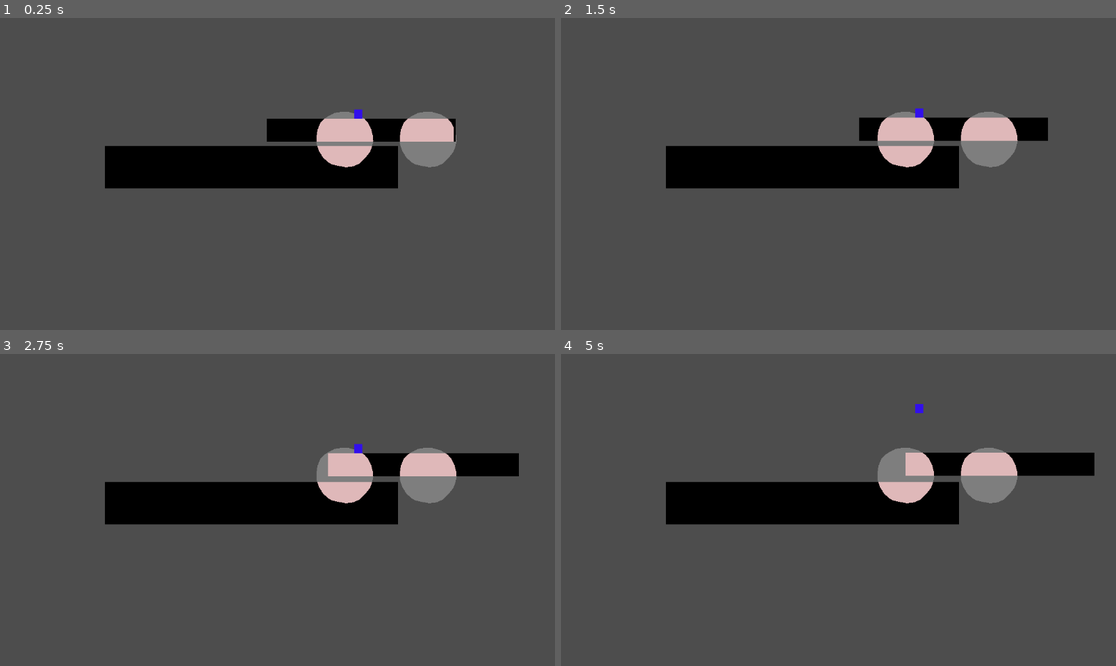
Above: before the commit, frames 1-4 (two rows, left to right).
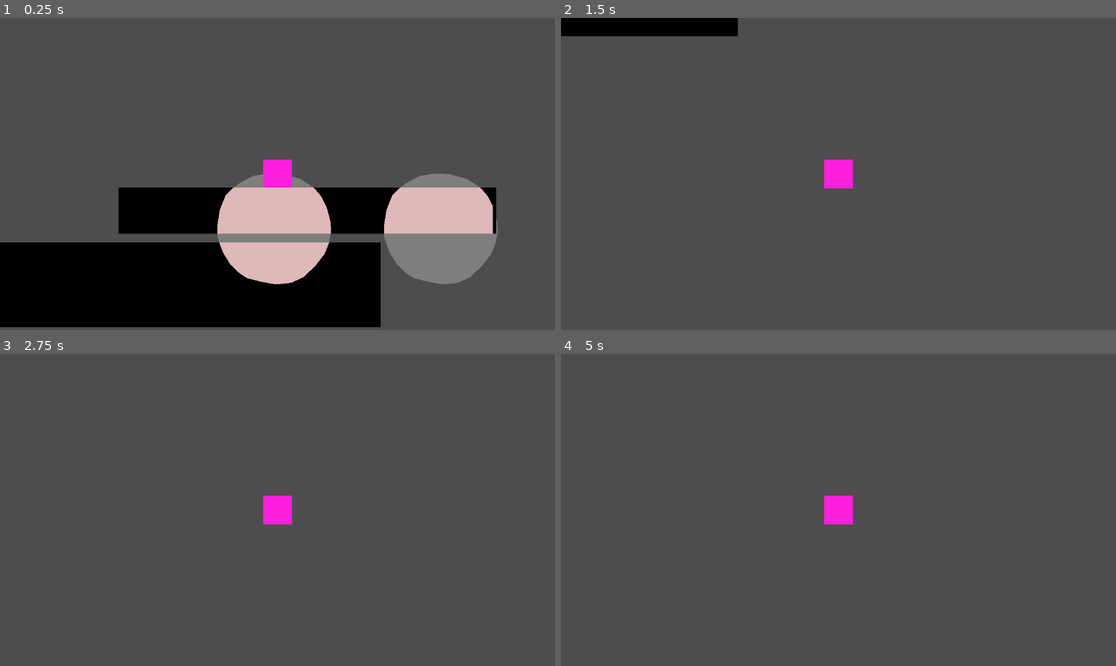
Above: after the commit, the same moments.

Repository: WeDoThingsHere/Godot-Jam-June-2025
Game: Godot game, scene res://scenes/platform_test.tscn
Two runs of this game, one before a commit and one after it. Both use one fixed random seed, a clock stepped at 60 frames per second and the inputs below.
Inputs:
- Up to frame 1 (0.25 s): no input
- Up to frame 2 (1.5 s): tap Enter (ui_accept) at 0.5 s; hold D (move_right) from 0.53 s (still down); tap Space (jump) at 0.77 s
- Up to frame 3 (2.75 s): tap Space (jump) at 1.52 s; release D (move_right) at 2.03 s; hold A (move_left) from 2.03 s (still down)
- Up to frame 4 (5 s): release A (move_left) at 2.78 s; hold D (move_right) 2.78-4.28 s; tap Space (jump) at 3.02, 3.77, 4.52 s; hold A (move_left) from 4.28 s (still down)

The runs differ from the first frame. In frame 1, 43% of the frame differs, in the area x 0-90%, y 29-100%; in frame 2, 13%; in frame 3, 11%; in frame 4, 11%.

Commit message:
merged in ben's player controller

Diff:
--- a/scenes/platform_test.tscn
+++ b/scenes/platform_test.tscn
@@ -1,8 +1,23 @@
-[gd_scene load_steps=9 format=3 uid="uid://bm4ks8s3k6q5a"]
+[gd_scene load_steps=7 format=3 uid="uid://bm4ks8s3k6q5a"]
 
 [ext_resource type="PackedScene" uid="uid://xalf27q53dx2" path="res://scenes/platform_box.tscn" id="1_clysx"]
 [ext_resource type="PackedScene" uid="uid://cf358hob3lvvq" path="res://scenes/light.tscn" id="2_tthgi"]
-[ext_resource type="Script" uid="uid://g33goald2oo1" path="res://scripts/character_body_2d.gd" id="3_6jvd8"]
+[ext_resource type="PackedScene" uid="uid://nhxnwxvg7tii" path="res://scenes/Player.tscn" id="3_6jvd8"]
+
+[sub_resource type="Animation" id="Animation_fsjfv"]
+length = 0.001
+tracks/0/type = "value"
+tracks/0/imported = false
+tracks/0/enabled = true
+tracks/0/path = NodePath(".:position")
+tracks/0/interp = 1
+tracks/0/loop_wrap = true
+tracks/0/keys = {
+"times": PackedFloat32Array(0),
+"transitions": PackedFloat32Array(1),
+"update": 0,
+"values": [Vector2(97, -147)]
+}
 
 [sub_resource type="Animation" id="Animation_6jvd8"]
 resource_name = "platform_move"
@@ -21,36 +36,13 @@
 "values": [Vector2(97, -147), Vector2(288, -152), Vector2(97, -147)]
 }
 
-[sub_resource type="Animation" id="Animation_fsjfv"]
-length = 0.001
-tracks/0/type = "value"
-tracks/0/imported = false
-tracks/0/enabled = true
-tracks/0/path = NodePath(".:position")
-tracks/0/interp = 1
-tracks/0/loop_wrap = true
-tracks/0/keys = {
-"times": PackedFloat32Array(0),
-"transitions": PackedFloat32Array(1),
-"update": 0,
-"values": [Vector2(97, -147)]
-}
-
 [sub_resource type="AnimationLibrary" id="AnimationLibrary_urr3w"]
 _data = {
 &"RESET": SubResource("Animation_fsjfv"),
 &"platform_move": SubResource("Animation_6jvd8")
 }
 
-[sub_resource type="RectangleShape2D" id="RectangleShape2D_6jvd8"]
-size = Vector2(18, 20)
-
-[sub_resource type="CanvasTexture" id="CanvasTexture_6jvd8"]
-specular_color = Color(0, 0, 0, 1)
-
 [node name="Platform Test" type="Node2D"]
-
-[node name="Camera2D" type="Camera2D" parent="."]
 
 [node name="Light" parent="." instance=ExtResource("2_tthgi")]
 position = Vector2(198, -73)
@@ -96,21 +88,8 @@
 }
 autoplay = "platform_move"
 
-[node name="CharacterBody2D" type="CharacterBody2D" parent="."]
-modulate = Color(0.35576, 0.205718, 0.926272, 1)
-position = Vector2(169, -143)
-collision_layer = 2
-script = ExtResource("3_6jvd8")
-
-[node name="CollisionShape2D" type="CollisionShape2D" parent="CharacterBody2D"]
-position = Vector2(-1, 0)
-shape = SubResource("RectangleShape2D_6jvd8")
-
-[node name="Sprite2D" type="Sprite2D" parent="CharacterBody2D"]
-modulate = Color(0.552047, 0.284373, 1, 1)
-position = Vector2(-1.5, 0.500003)
-scale = Vector2(17, 19)
-texture = SubResource("CanvasTexture_6jvd8")
+[node name="Player" parent="." instance=ExtResource("3_6jvd8")]
+position = Vector2(143, -152)
 
 [editable path="Light"]
 [editable path="Light/LitArea"]
Not shown: 1 places in scenes/Player.tscn that only renumber resources
